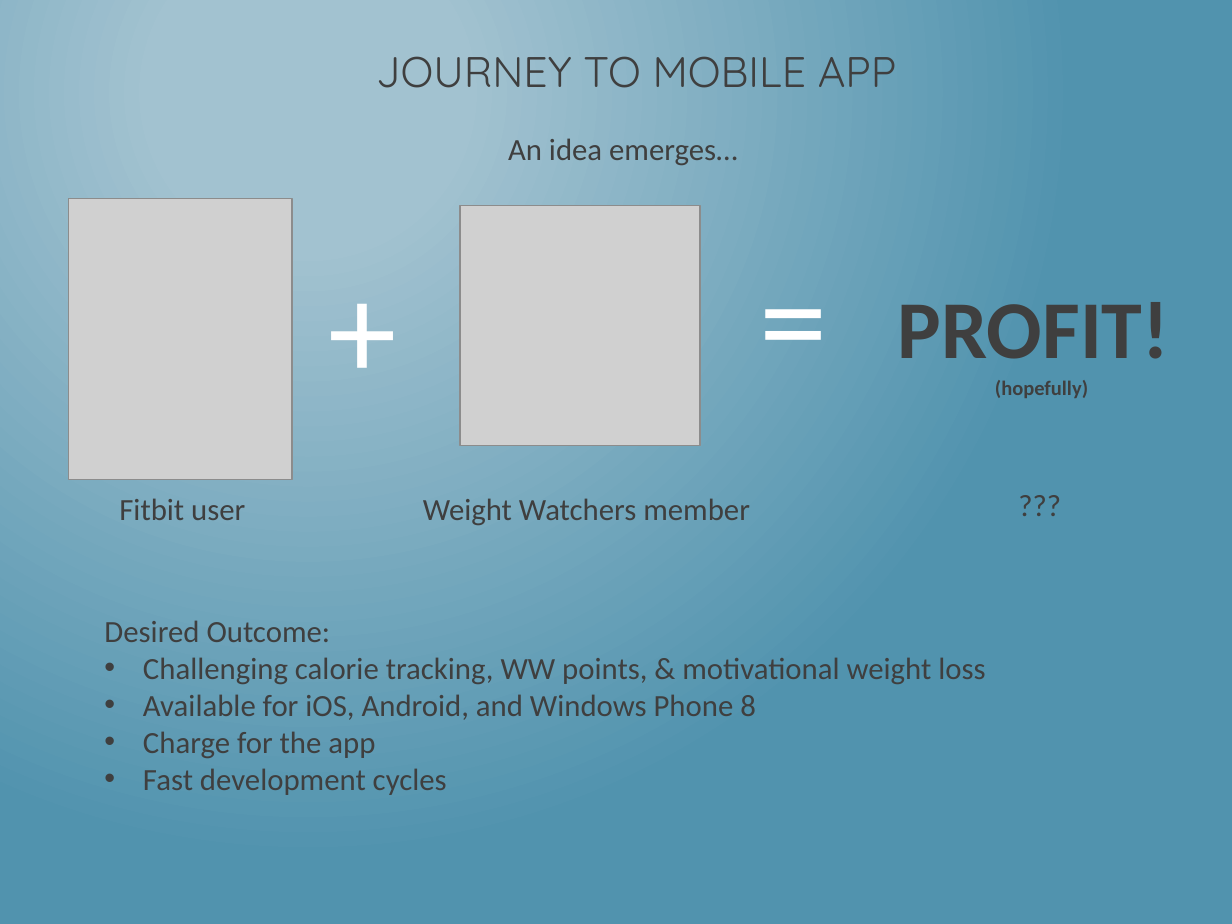
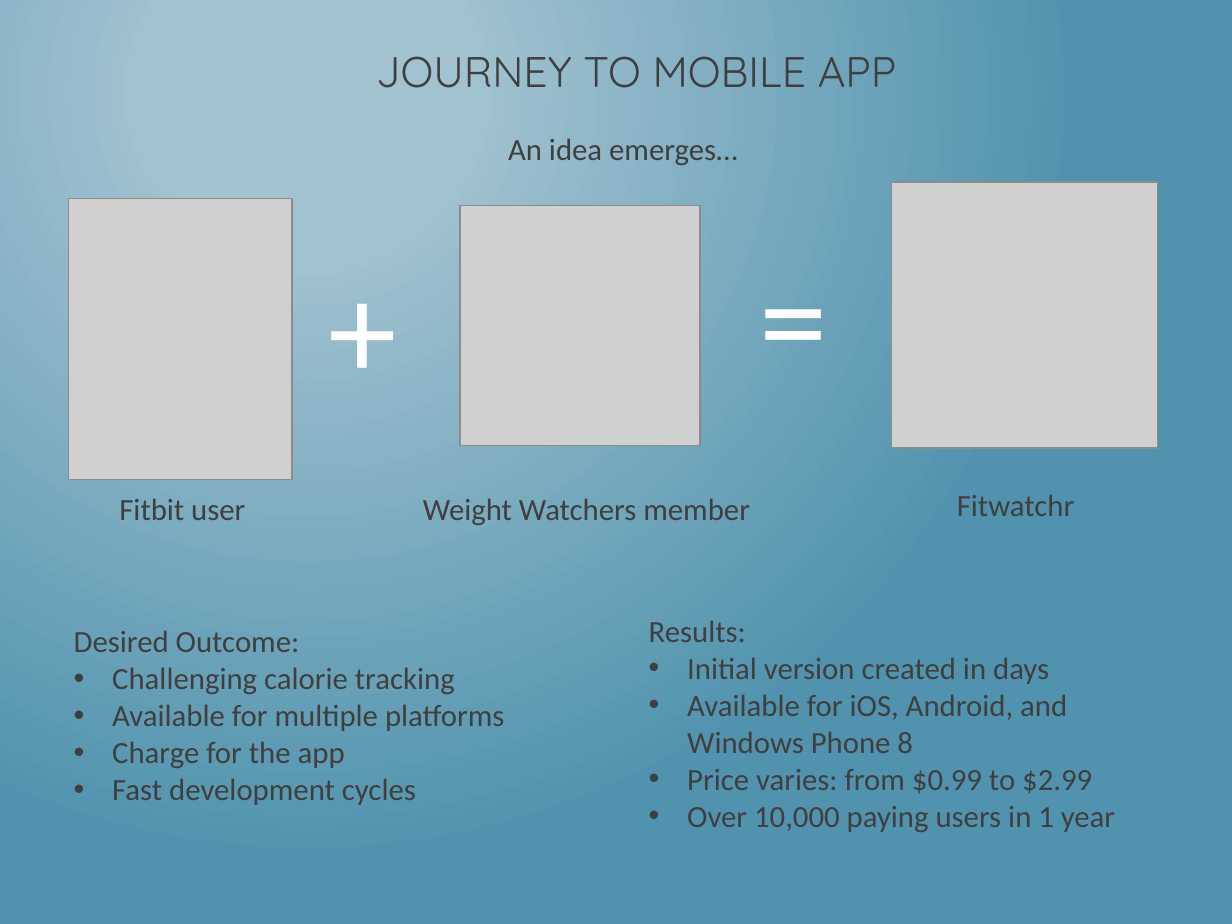
Before and after one commit to dotNetkow/Presentations, a slide deck: slide 5 of 2014-08-11 That Conference - Hybrid Apps/Building PhoneGap Mobile App w KendoUI.pptx. Drawn at 1232x924 pixels with LibreOffice and Linux fonts; fonts in the diff are those of the drawing; grey boxes stand for pictures. Boxes give left, top, right and bottom in pixels: in the first picture for what was removed or moved away, otherwise in the second. Text is boxed around its words. In the diff, an @@ line names an element or a change of style, - is before the commit and + after.

```diff
--- a/2014-08-11 That Conference - Hybrid Apps/Building PhoneGap Mobile App w KendoUI.pptx
+++ b/2014-08-11 That Conference - Hybrid Apps/Building PhoneGap Mobile App w KendoUI.pptx
@@ picture added at [891, 182, 1157, 448] @@
@@ text removed at [898, 302, 1169, 398] @@
-PROFIT!
-(hopefully)
@@ text at [957, 494, 1074, 516]: text changed @@
-???
+Fitwatchr
@@ text "Desired Outcome:": place and size @@
-text "Desired Outcome:" at [104, 620, 985, 795]
+text "Desired Outcome:" at [74, 630, 504, 805]
@@ text added at [649, 620, 1115, 832], 18 pt, text #3F3F3F @@
+Results:
+• Initial version created in days
+• Available for iOS, Android, and Windows Phone 8
+• Price varies: from $0.99 to $2.99
+• Over 10,000 paying users in 1 year
@@ text at [112, 667, 504, 731]: text changed @@
-• Challenging calorie tracking, WW points, & motivational weight loss
-• Available for iOS, Android, and Windows Phone 8
+• Challenging calorie tracking
+• Available for multiple platforms
```
Also in this commit, not shown: 3 other slides changed, 2 slides added, 1 slide removed, 1 other file.
